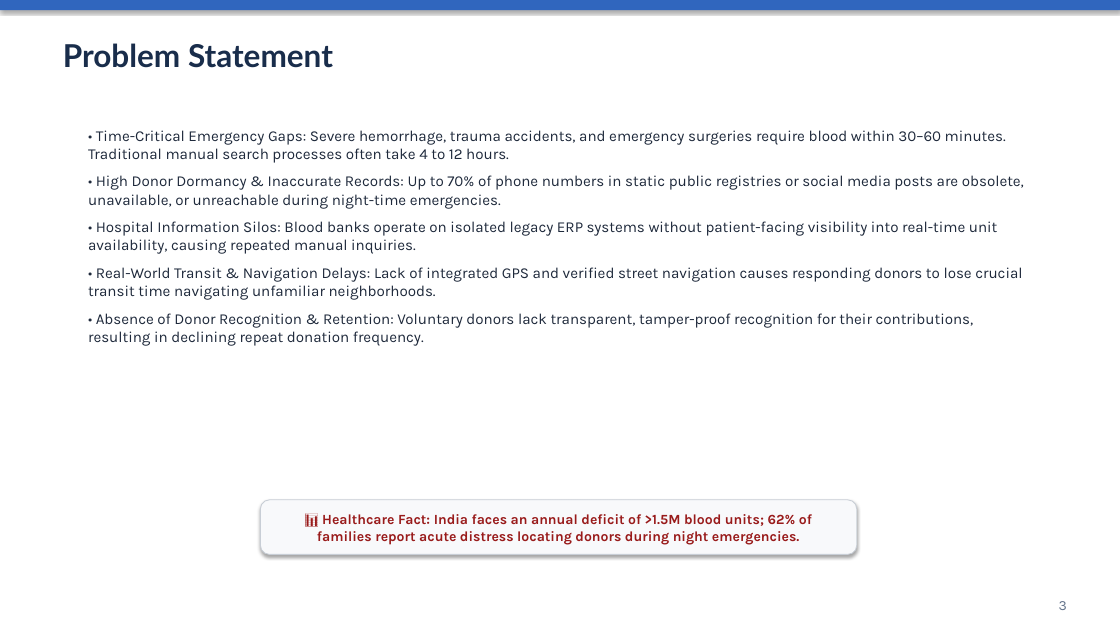
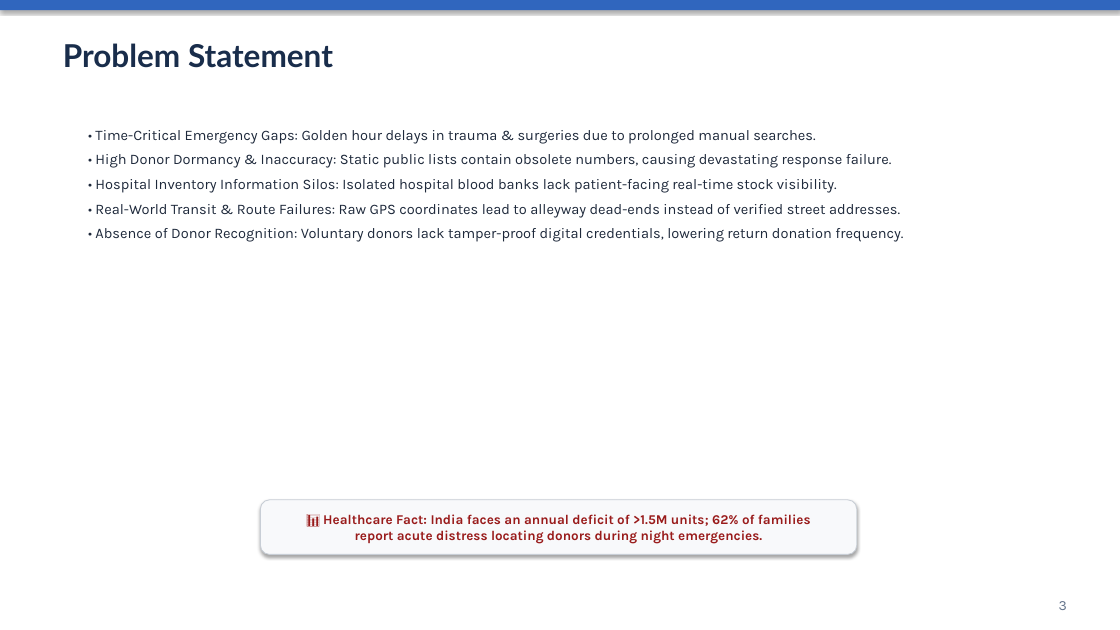
Before and after one commit to rohitmanu-design/BloodNet, a slide deck: slide 3 of BLOODNET_PROJECT_PRESENTATION.pptx. Drawn at 1120x630 pixels with LibreOffice and Linux fonts; fonts in the diff are those of the drawing. Boxes give left, top, right and bottom in pixels: in the first picture for what was removed or moved away, otherwise in the second. Text is boxed around its words. In the diff, an @@ line names an element or a change of style, - is before the commit and + after.

```diff
--- a/BLOODNET_PROJECT_PRESENTATION.pptx
+++ b/BLOODNET_PROJECT_PRESENTATION.pptx
@@ text at (x1=95, y1=130, x2=903, y2=242): text changed; size 13 to 12.5 pt @@
-• Time-Critical Emergency Gaps: Severe hemorrhage, trauma accidents, and emergency surgeries require blood within 30–60 minutes. Traditional manual search processes often take 4 to 12 hours.
-• High Donor Dormancy & Inaccurate Records: Up to 70% of phone numbers in static public registries or social media posts are obsolete, unavailable, or unreachable during night-time emergencies.
-• Hospital Information Silos: Blood banks operate on isolated legacy ERP systems without patient-facing visibility into real-time unit availability, causing repeated manual inquiries.
-• Real-World Transit & Navigation Delays: Lack of integrated GPS and verified street navigation causes responding donors to lose crucial transit time navigating unfamiliar neighborhoods.
-• Absence of Donor Recognition & Retention: Voluntary donors lack transparent, tamper-proof recognition for their contributions, resulting in declining repeat donation frequency.
+• Time-Critical Emergency Gaps: Golden hour delays in trauma & surgeries due to prolonged manual searches.
+• High Donor Dormancy & Inaccuracy: Static public lists contain obsolete numbers, causing devastating response failure.
+• Hospital Inventory Information Silos: Isolated hospital blood banks lack patient-facing real-time stock visibility.
+• Real-World Transit & Route Failures: Raw GPS coordinates lead to alleyway dead-ends instead of verified street addresses.
+• Absence of Donor Recognition: Voluntary donors lack tamper-proof digital credentials, lowering return donation frequency.
@@ text at (x1=323, y1=514, x2=811, y2=544): text changed; size 12 to 11.5 pt @@
-📊 Healthcare Fact: India faces an annual deficit of >1.5M blood units; 62% of families report acute distress locating donors during night emergencies.
+📊 Healthcare Fact: India faces an annual deficit of >1.5M units; 62% of families report acute distress locating donors during night emergencies.
```
Also in this commit, not shown: 11 other slides changed, 5 other files.
